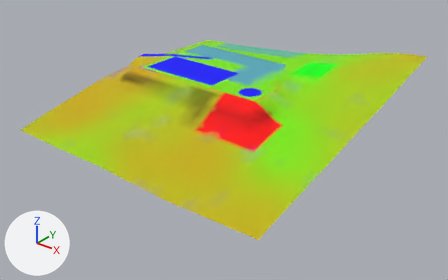
The glTF model games/yorimichi/assets/belmonte/meshes/SM_BM_BT_Terrain_6_2.glb as it was, and as the next commit left it.
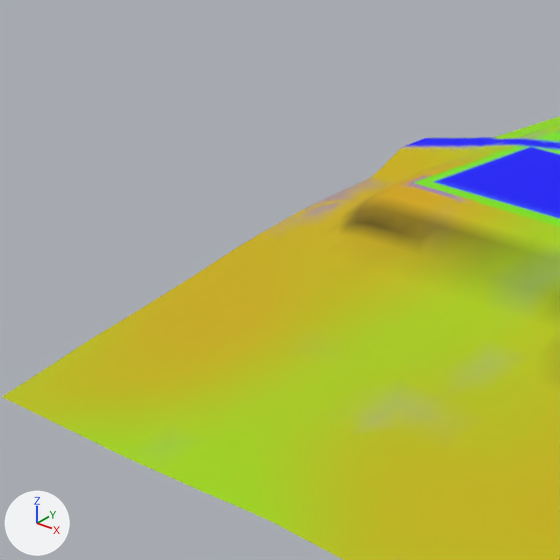
Each version is shown whole from a 50 mm camera at (958.0, -362.0, 213.0) aimed at (649.0, 25.0, -27.0), then close up on the part from 4% to 41% of the width and 5% to 63% of the height. The lights are fixed; the arrows at lower left show +X, +Y and +Z. The last two pictures show the newer version.

Objects in the first close-up: 'SM_BM_BT_Terrain_6_2'.
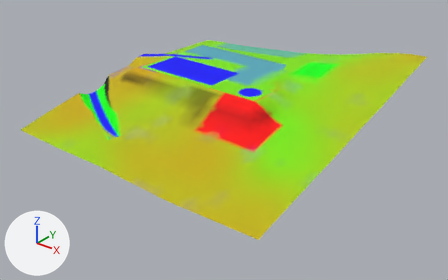
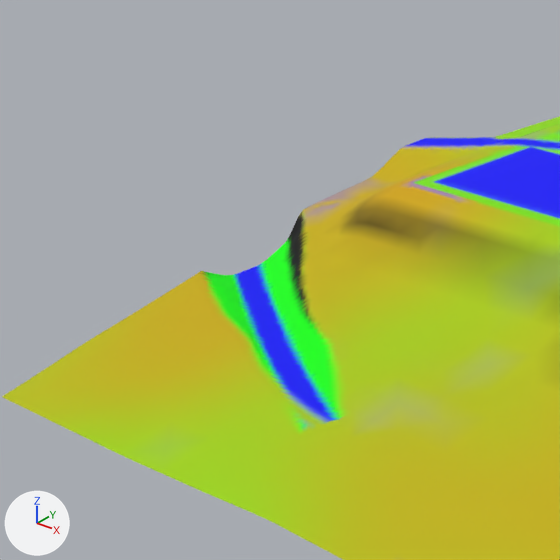
Edits to the bpy script that builds the scene:
```text
Change me_sm_bt_terrain_6_2:
    used by ob_sm_bm_bt_terrain_6_2; location = (0.0, 0.0, 0.0)
    remove me_sm_bt_terrain_6_2.from_pydata(...)  # 3117 vertices, 6097 faces; spans x 512.0..768.0, y -88.0..168.0, z -21.0..38.0
    add me_sm_bt_terrain_6_2.from_pydata(...)  # 5331 vertices, 10495 faces; spans x 512.0..768.0, y -88.0..168.0, z -21.0..38.0
    me_sm_bt_terrain_6_2 part 1: 3 vertices moved within x 520.0..576.0, y -48.0..8.0, z -9.0..4.0; 31 vertices removed from x 512.0..592.0, y -48.0..12.0, z -9.0..5.0; 2245 vertices added at x 512.0..610.0, y -71.0..19.0, z -13.0..6.0
```

Boxes (x1, y1, x2, y2) around the edits, measured in the close-ups (560 x 560 px):
part 1 of me_sm_bt_terrain_6_2, cut back: before (187, 210, 355, 419); after (172, 205, 399, 464)
